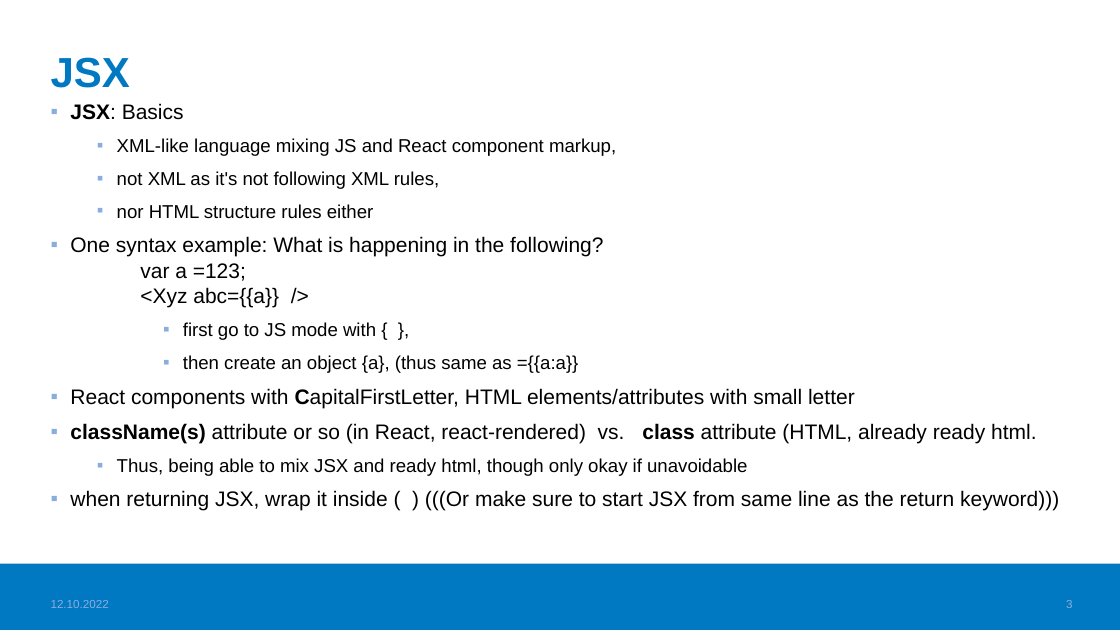
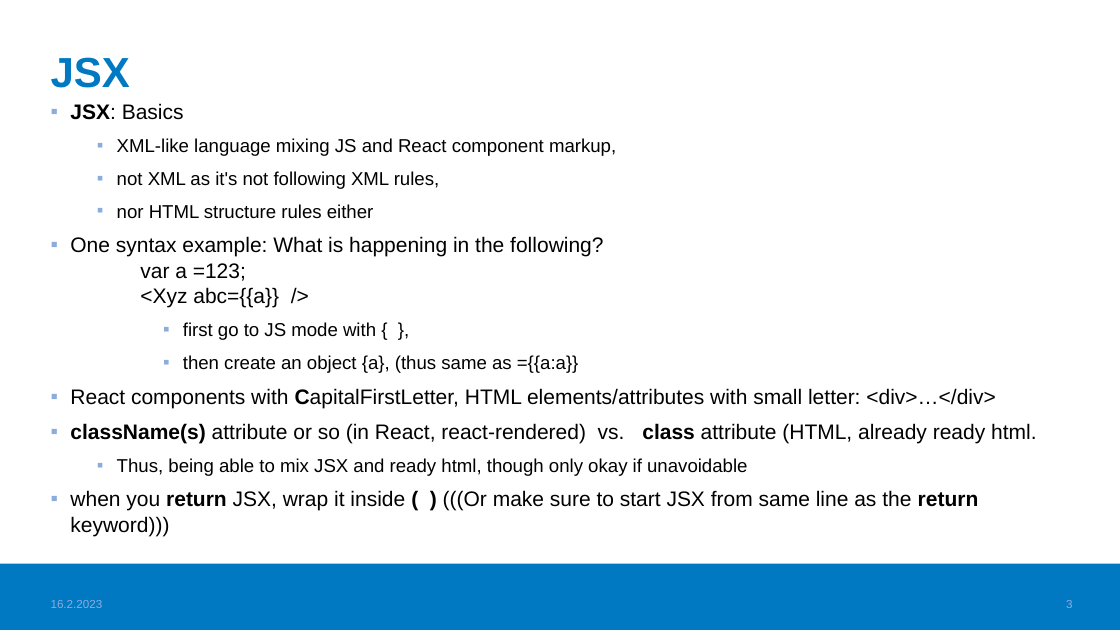
Before and after one commit to valju/docs_frontend_design, a slide deck: slide 3 of FrontendStuff_ForExam.pptx. Drawn at 1120x630 pixels with LibreOffice and Linux fonts; fonts in the diff are those of the drawing; background and template pictures are left out. Boxes give left, top, right and bottom in pixels: in the first picture for what was removed or moved away, otherwise in the second. Text is boxed around its words. In the diff, an @@ line names an element or a change of style, - is before the commit and + after.

```diff
--- a/FrontendStuff_ForExam.pptx
+++ b/FrontendStuff_ForExam.pptx
@@ text at [70,388,995,408]: text changed @@
-▪ React components with CapitalFirstLetter, HTML elements/attributes with small letter
+▪ React components with CapitalFirstLetter, HTML elements/attributes with small letter: <div>…</div>
@@ text at [70,490,979,537]: text changed @@
-▪ when returning JSX, wrap it inside ( ) (((Or make sure to start JSX from same line as the return keyword)))
+▪ when you return JSX, wrap it inside ( ) (((Or make sure to start JSX from same line as the return keyword)))
@@ text at [51,600,103,608]: text changed @@
-12.10.2022
+16.2.2023
```
Also in this commit, not shown: 19 other slides changed, 1 other file.
